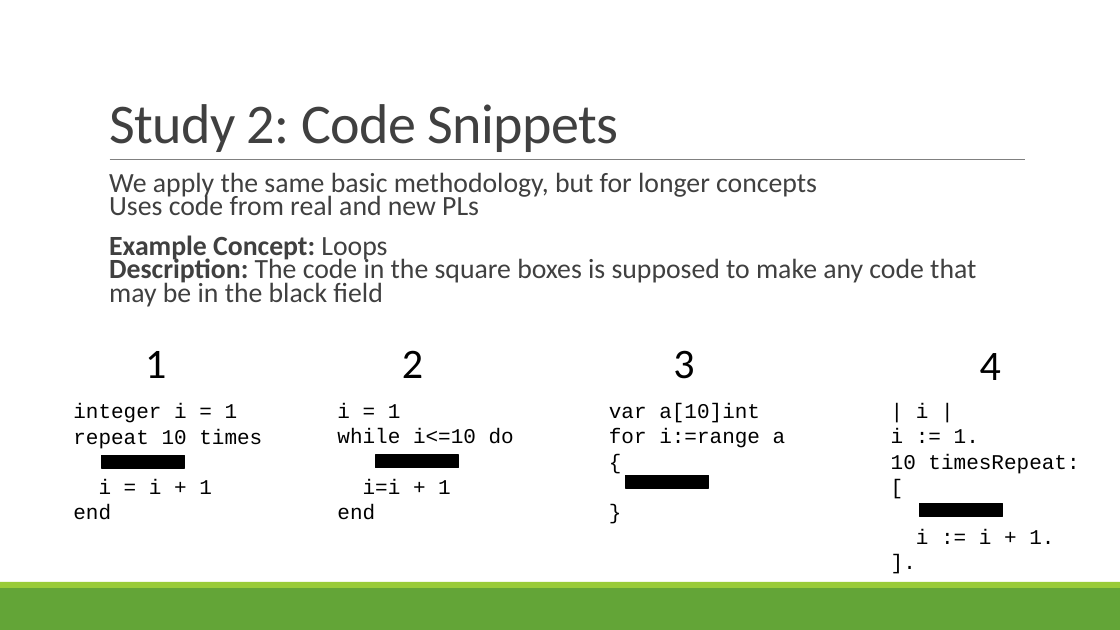
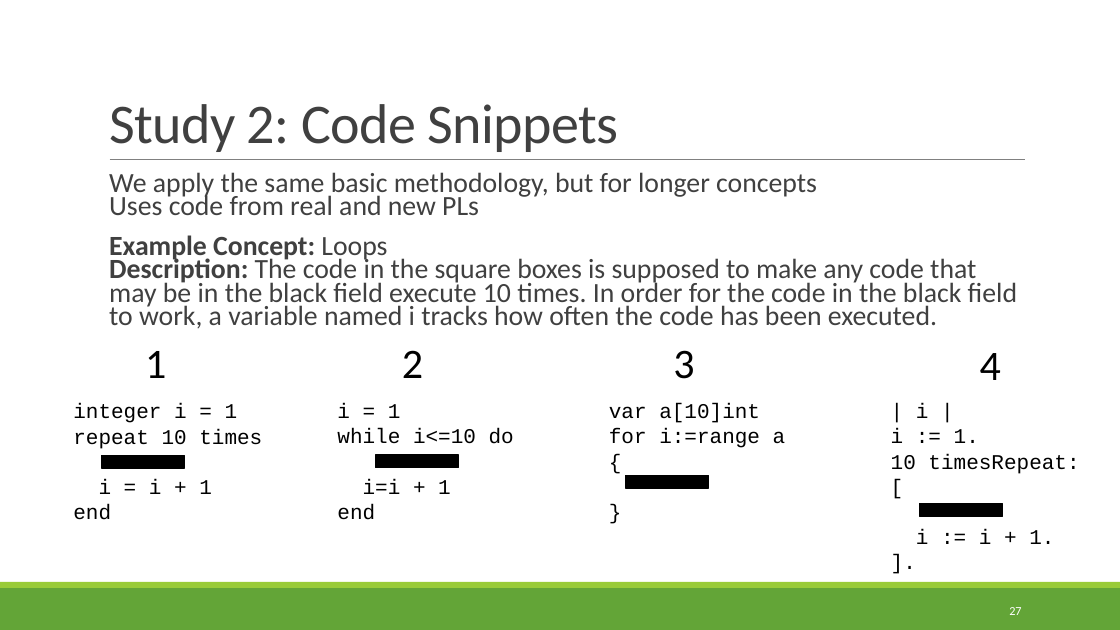
Before and after one commit to rbohrer/pl-course, a slide deck: slide 27 of LectureSlides/09Design2.pptx (slide 24 before the commit). Drawn at 1120x630 pixels with LibreOffice and Linux fonts; fonts in the diff are those of the drawing. Boxes give left, top, right and bottom in pixels: in the first picture for what was removed or moved away, otherwise in the second. Text is boxed around its words. In the diff, an @@ line names an element or a change of style, - is before the commit and + after.

```diff
--- a/LectureSlides/09Design2.pptx
+++ b/LectureSlides/09Design2.pptx
@@ text at (109, 235, 1017, 328): text changed @@
-  Example Concept: Loops
-  Description: The code in the square boxes is supposed to make any code that may be in the black field
+  Example Concept: Loops
+  Description: The code in the square boxes is supposed to make any code that may be in the black field execute 10 times. In order for the code in the black field to work, a variable named i tracks how often the code has been executed.
@@ page number added at (1009, 607, 1021, 615), 10.5 pt, text #FFFFFF @@
+27
```
Also in this commit, not shown: 43 other slides changed, 4 slides added.
